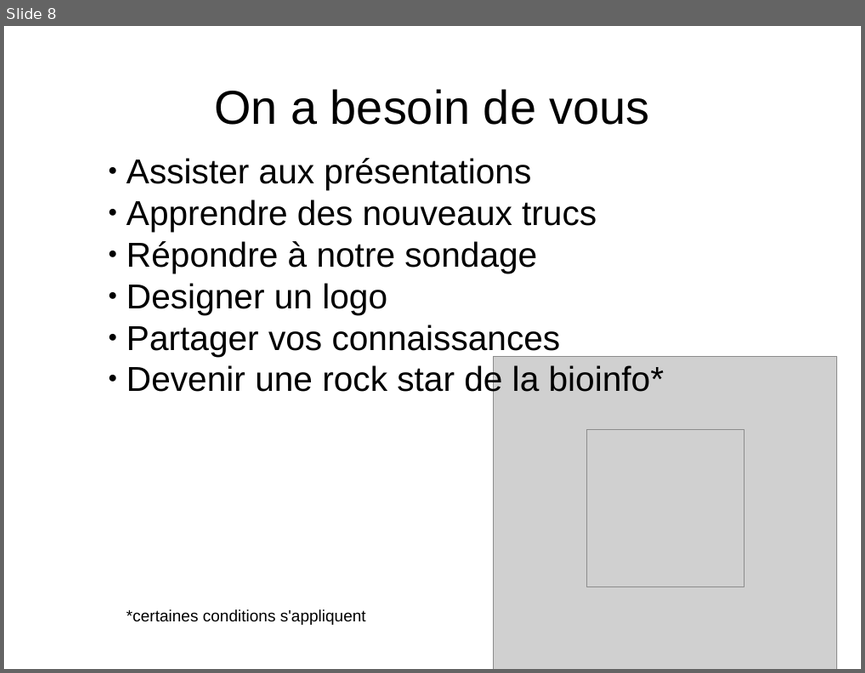
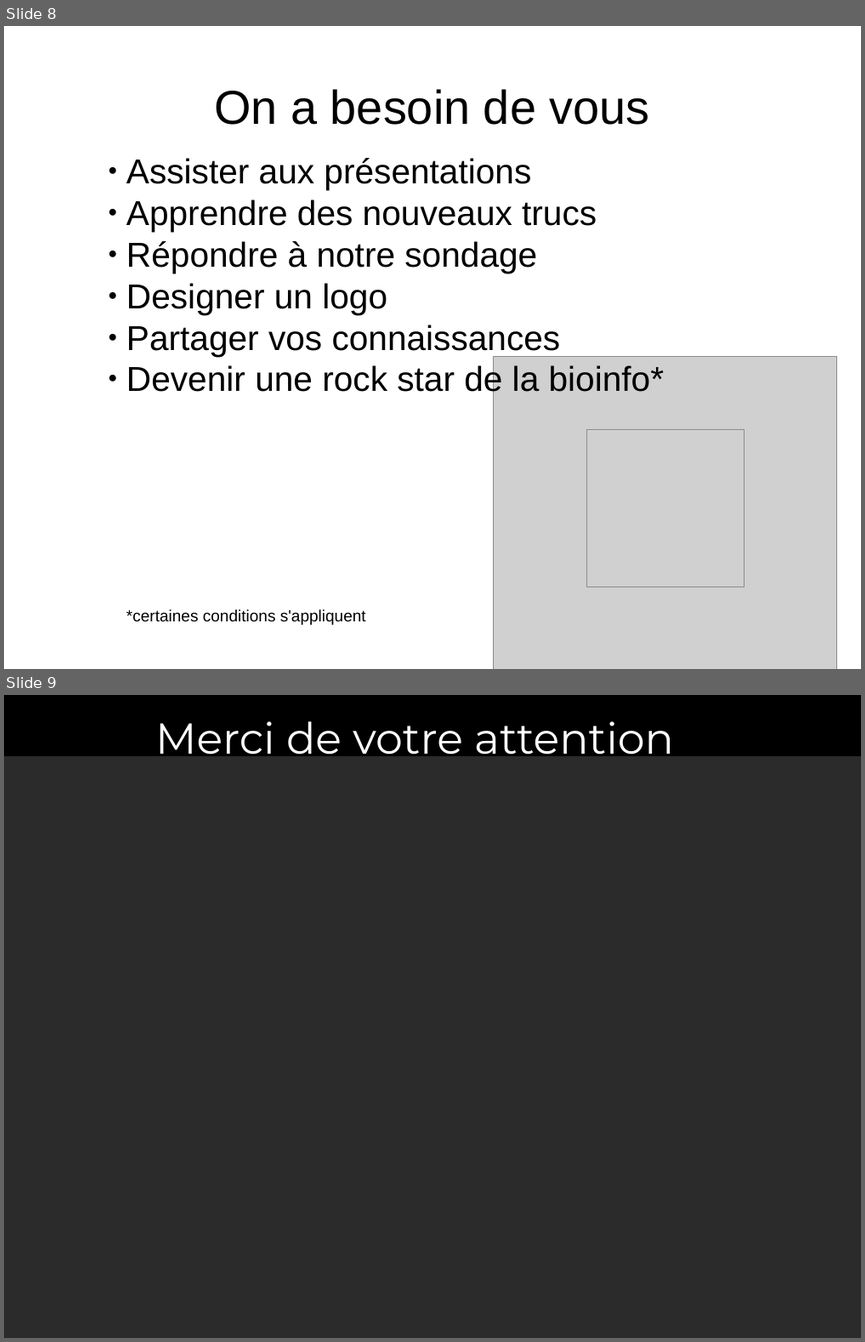
Before and after one commit to enormandeau/club_bioinfo_ibis, a slide deck: 01_presentations/01_presentation_club_interlab_ibis/presentation.odp. Shown one above the other, each under a label of ours: slide 8 before the commit, slides 8 and 9 after it. The pictures are 865x673 and 865x1342 pixels, drawn with LibreOffice and Linux fonts; fonts in the diff are those of the drawing; grey boxes stand for pictures; background and template pictures are left out; a plain dark background stands for a picture behind light text. Boxes give left, top, right and bottom in pixels: in the first picture for what was removed or moved away, otherwise in the second. Text is boxed around its words. In the diff, an @@ line names an element or a change of style, - is before the commit and + after.

```diff
--- a/01_presentations/01_presentation_club_interlab_ibis/presentation.odp
+++ b/01_presentations/01_presentation_club_interlab_ibis/presentation.odp
@@ slide 9 added at [4,695,861,1338], background picture (left out) @@
@@ rectangle added at [4,695,861,756], fill #000000, outline #000000 0 pt @@
@@ text added at [155,721,674,764], 40 pt, text #FFFFFF @@
+Merci de votre attention
```
Also in this commit, not shown: 1 slide changed, 1 slide removed, 1 other file.
